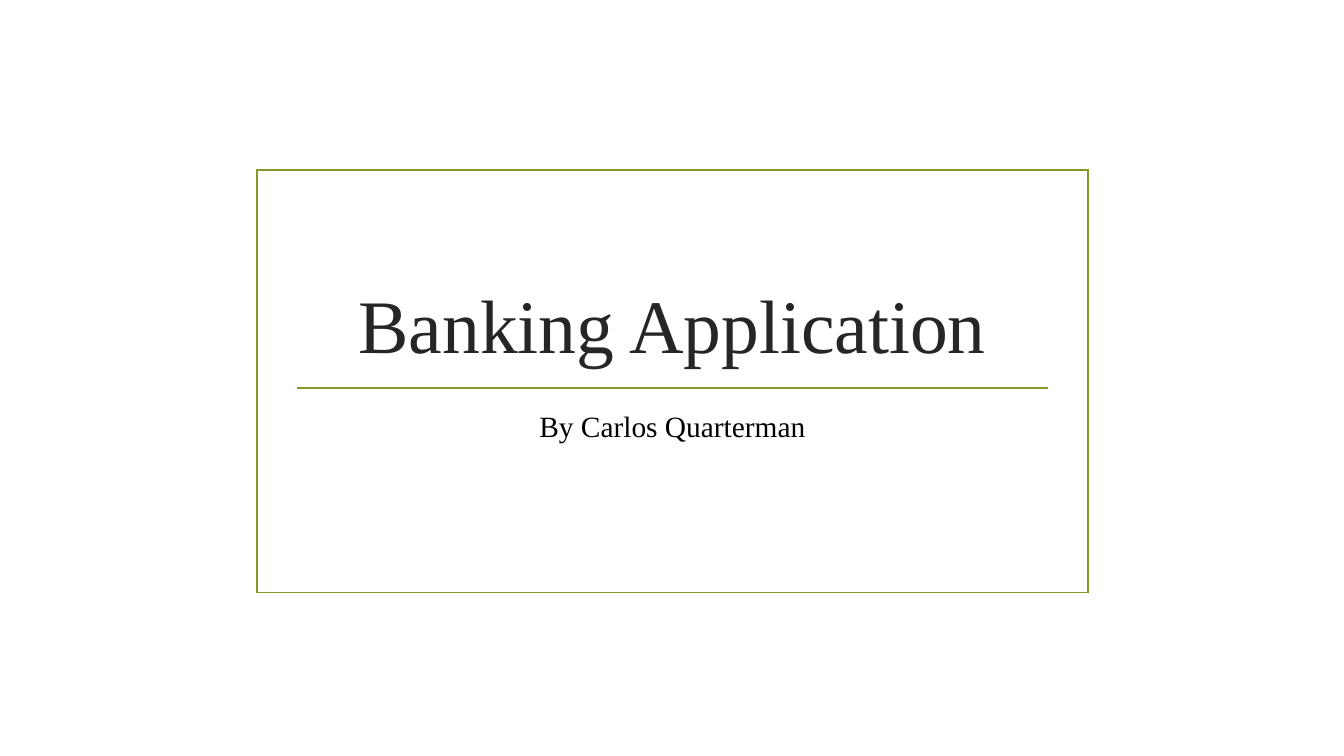
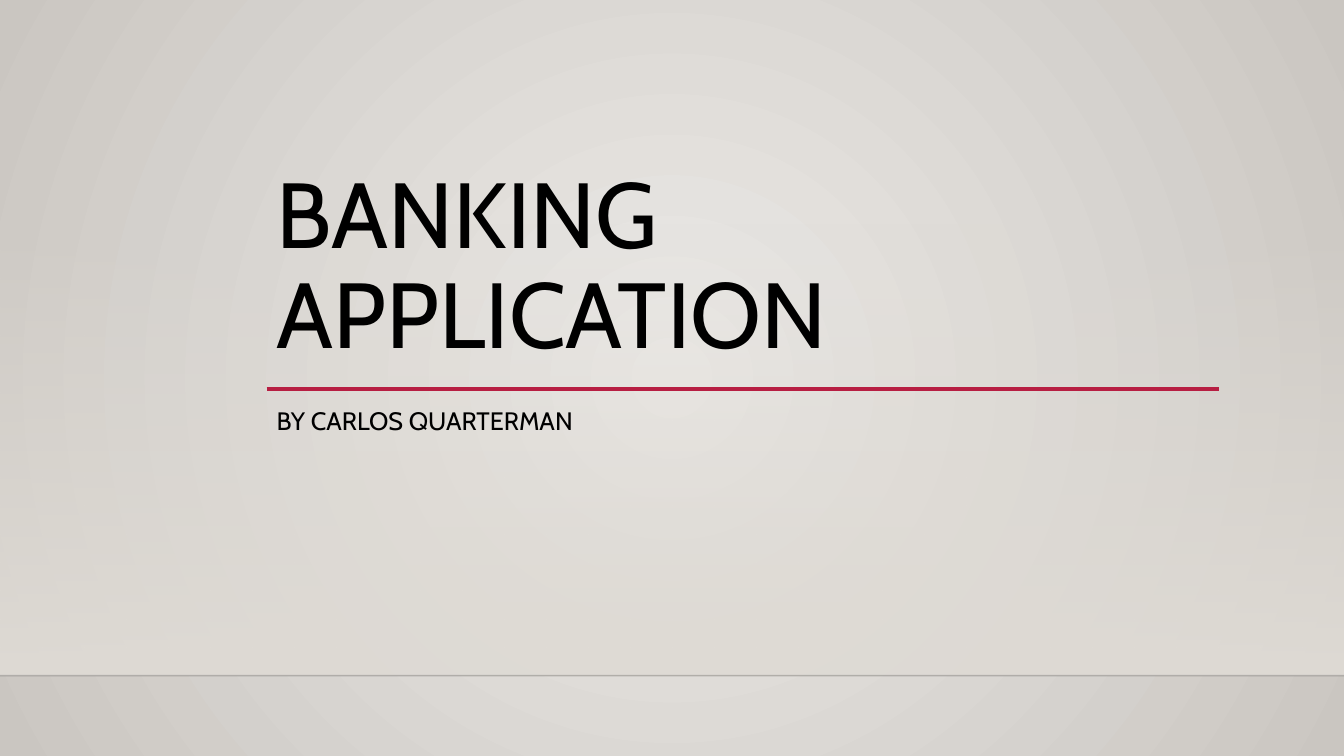
Before and after one commit to Carlos-Quarterman/TestP1, a slide deck: slide 1 of Banking Application Presentation.pptx. Drawn at 1344x756 pixels with LibreOffice and Linux fonts; fonts in the diff are those of the drawing; background and template pictures are left out. Boxes give left, top, right and bottom in pixels: in the first picture for what was removed or moved away, otherwise in the second. Text is boxed around its words. In the diff, an @@ line names an element or a change of style, - is before the commit and + after.

```diff
--- a/Banking Application Presentation.pptx
+++ b/Banking Application Presentation.pptx
@@ background picture (left out) to gradient #ECEAE7 to #CAC7C1 @@
@@ title at (x1=277, y1=182, x2=827, y2=350): text changed; size 54 to 66 pt; font Times New Roman to Cabin; text colour #262626 to #000000 @@
-Banking Application
+BANKING APPLICATION
@@ rectangle resized from (x1=257, y1=170, x2=1089, y2=593) to (x1=0, y1=223, x2=1344, y2=676) @@
@@ rectangle at (x1=0, y1=223, x2=1344, y2=676): fill none to gradient #DFDBD5; outline #83992A 1.25 pt to none @@
@@ line moved from (296, 388) - (1049, 388) to (266, 389) - (1219, 389) @@
@@ line (266, 389) - (1219, 389): stroke #83992A 1.25 pt to #B71E42 2.5 pt @@
@@ subtitle at (x1=277, y1=412, x2=573, y2=431): text changed; size 21 to 18 pt; font Times New Roman to Cabin @@
-By Carlos Quarterman
+BY CARLOS QUARTERMAN
@@ line added from (0, 676) to (1344, 676), #000001 1 pt @@
```
Also in this commit, not shown: 1 other slide changed, 1 slide added, 1 slide removed.
